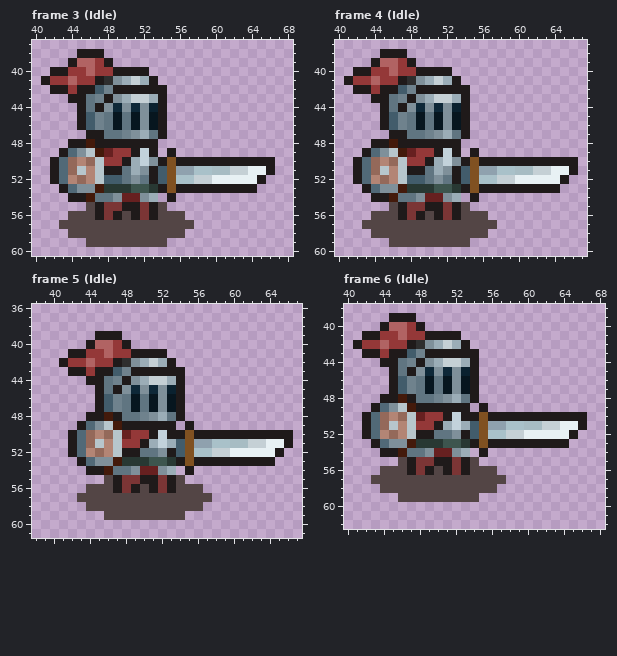
Edited in one commit: pixel-art file (assets/TinyRpg/Aseprite file/MyKnight.aseprite). The first picture shows the starting point.
100x100 pixels, 54 frames. Colours within 5 levels of each other are drawn and written as one. Shown: frame 3 (Idle): x 40..68, y 37..60; frame 4 (Idle): x 40..67, y 37..60; frame 5 (Idle): x 38..67, y 36..61; frame 6 (Idle): x 40..68, y 38..62. The commit also changed other frames, which this record leaves out.
The result:
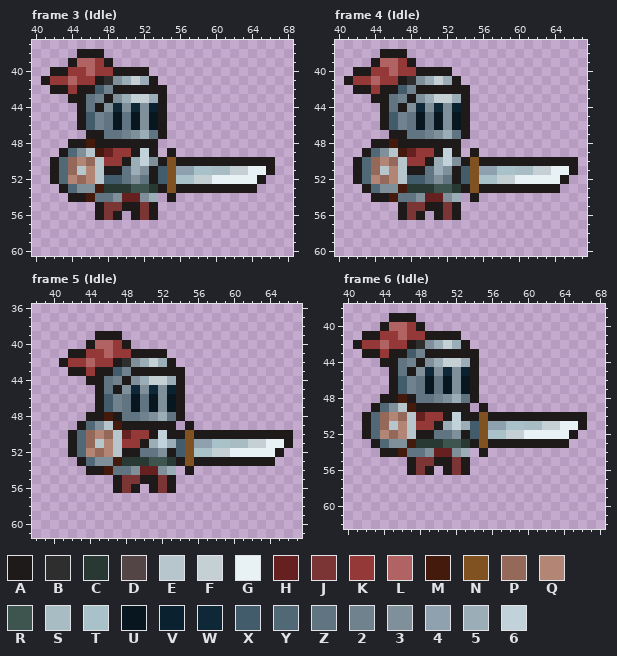
Palette (. is transparent): A #1f1a1a  B #2e2e2e  C #283833  D #534545  E #b7c6cc  F #c5d0d5  G #e8f1f4  H #672020  J #7b3535  K #943838  L #b16363  M #431a0b  N #805121  P #94695a  Q #b38575  R #3d554e  S #a7bcc3  T #a9c1c9  U #07161f  V #0a212f  W #0e2838  X #425c6b  Y #516977  Z #607581  2 #6f828d  3 #7f909a  4 #8fa1ae  5 #9badb7  6 #c2d2db
Edits made:
layer "shadow" now hidden
Frame 3 (Idle):
The edit erases colour D in row 55 at x 46 and 54; in row 56 at x 44 to 46, 50 and 54 to 56; in row 57 at x 43 to 57; in row 58 at x 44 to 56; in row 59 at x 46 to 54.
Frame 4 (Idle): the same change as frame 3 (Idle)
Frame 5 (Idle): the same change as frame 3 (Idle)
Frame 6 (Idle): the same change as frame 3 (Idle)
Pixel boxes of the changes (left, top, right, bottom) in both pictures:
erased: (59, 202, 194, 247)
erased: (362, 202, 497, 247)
erased: (77, 475, 212, 520)
erased: (371, 457, 506, 502)
